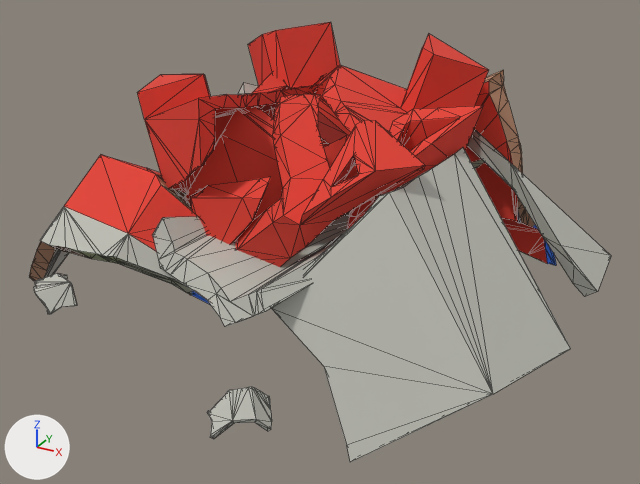
The FBX model Idle Plunder War/Assets/Art/FBX/Wujian/PSJT_01.FBX, before and after one commit.
One viewpoint serves both versions: a 50 mm camera at (0.96, -92.12, 1.83) aimed at (-0.39, -89.67, 0.6). The axes (+X, +Y, +Z) are drawn at lower left. The lights are the same throughout. Mesh edges are drawn as thin lines. Vertices at the same position are counted once.

The first picture shows 'PSJT_01'.
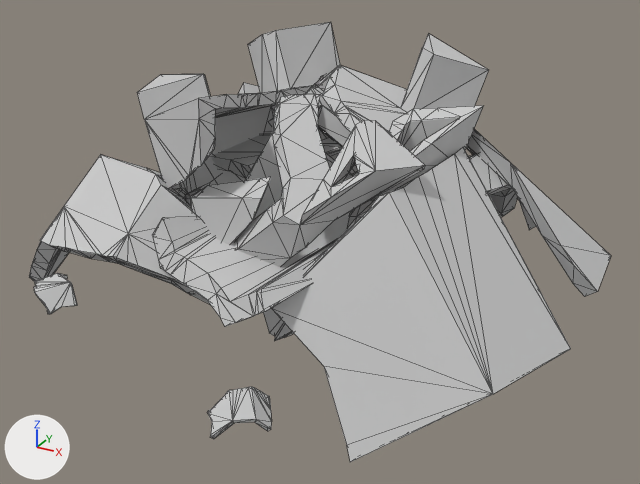
Pixel boxes [x1, y1, x2, y2] of what changed, in the pictures (640 x 484 px; the box of a moved part takes in the faces that stretch with it):
'PSJT_01', surface changed, reshaped
    both: [29, 22, 611, 462]
part 1 of me_mesh, moved or reshaped
    before: [185, 73, 556, 265]
    after: [245, 85, 517, 341]

What the commit changed:
In material 'Material #112' (mat_material__112), texture is no longer img_sekuai_01_psd.
In material 'Material #112' (mat_material__112), base_color is now set to (0.588, 0.588, 0.588), light grey #cacaca.
me_mesh is used by ob_psjt_01; location (-0.441, -89.44, 0.781).
me_mesh had 1171 vertices, 2308 faces and spanned x -1.0..0.97, y -1.28..0.85, z -0.59..0.46.
me_mesh now has 1169 vertices, 2304 faces and spans x -1.0..0.97, y -1.28..0.85, z -0.59..0.46.
Part 1, on me_mesh:
12 vertices are removed from x -0.3..0.14, y -0.29..-0.12, z 0.05..0.28.
50 faces are deleted.
45 vertices in x -0.44..0.44, y -0.53..0.5, z -0.37..0.32 move by (0.15, 0.0, -0.05).
29 vertices in x -0.44..0.47, y -0.52..0.5, z -0.36..0.19 move by (0.14, 0.0, -0.05).
16 vertices in x -0.4..0.38, y -0.53..0.49, z -0.36..0.29 move by (0.15, 0.0, -0.06).
10 vertices in x -0.43..0.38, y -0.53..0.35, z -0.23..0.32 move by (0.14, 0.0, -0.06).
4 vertices in x 0.6, y 0.33, z -0.14 move by (-0.36, 0.16, -0.07).
3 vertices in x 0.19..0.6, y 0.33..0.34, z -0.14 move by (-0.36, 0.17, -0.07).
76 vertices move from x -0.06..0.7, y 0.15..0.5, z -0.41..0.35 to x -0.43..0.34, y 0.26..0.74, z -0.41..0.24.
10 vertices are added at x -0.15..0.29, y -0.29..-0.12, z 0.0..0.23.
46 new faces join them.
